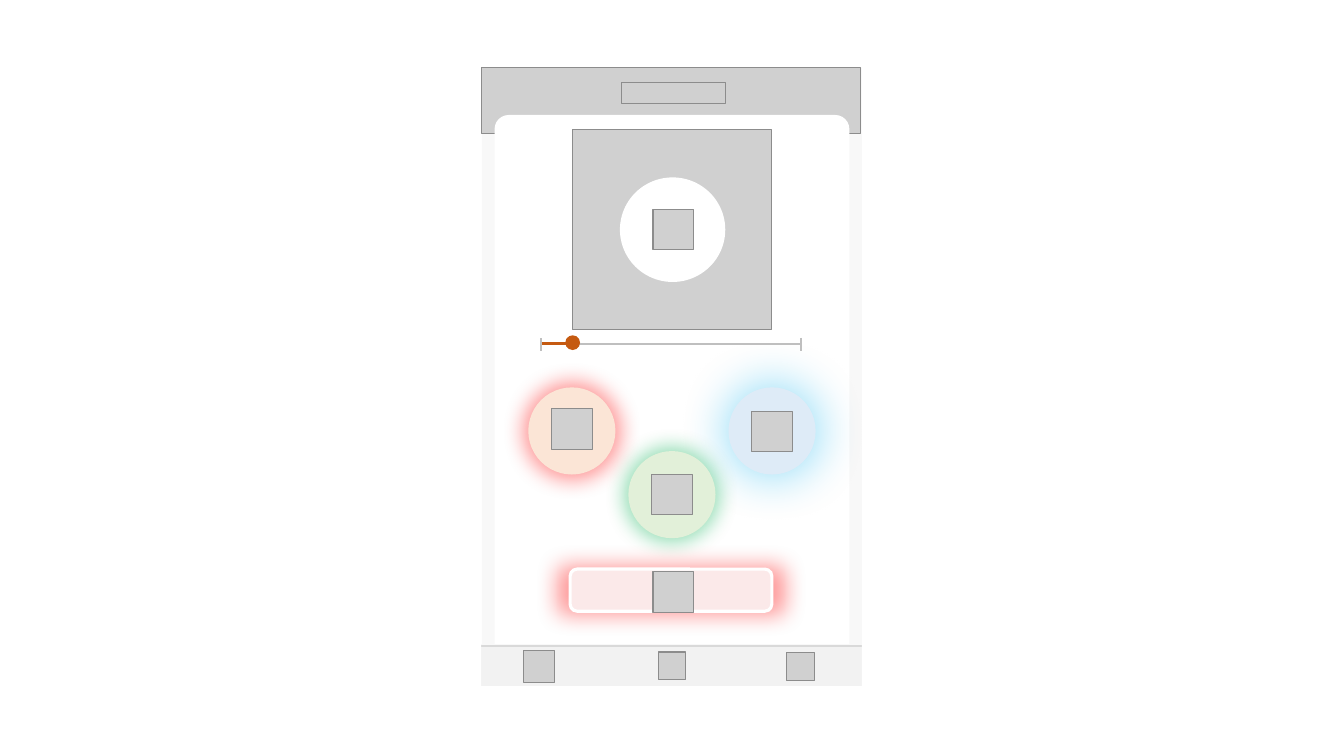
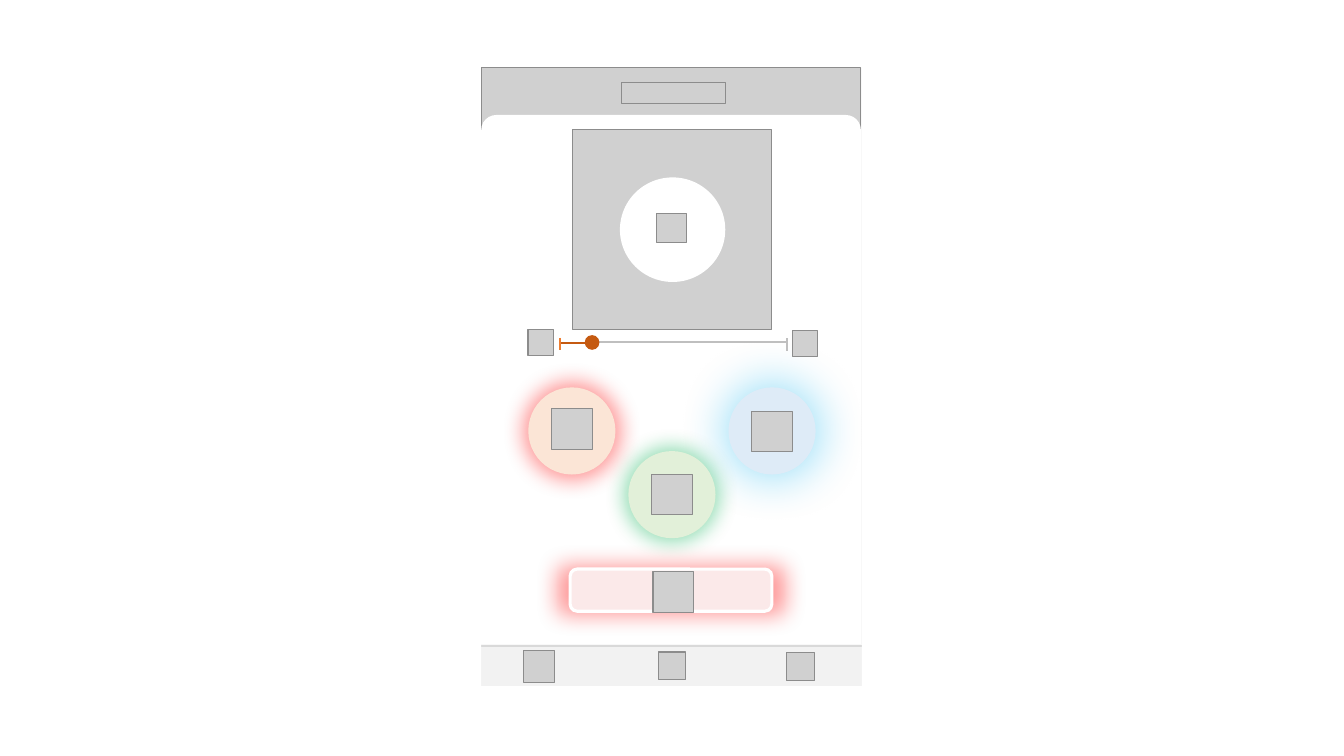
Before and after one commit to edicu2/Sentiment_Diffuser, a slide deck: slide 12 of documents/4. diffuser_디자인기획서/화면정의서_모바일.pptx. Drawn at 1344x756 pixels with LibreOffice and Linux fonts; fonts in the diff are those of the drawing; grey boxes stand for pictures. Boxes give left, top, right and bottom in pixels: in the first picture for what was removed or moved away, otherwise in the second. Text is boxed around its words. In the diff, an @@ line names an element or a change of style, - is before the commit and + after.

```diff
--- a/documents/4. diffuser_디자인기획서/화면정의서_모바일.pptx
+++ b/documents/4. diffuser_디자인기획서/화면정의서_모바일.pptx
@@ rounded rectangle: place and size @@
-rounded rectangle at <box>495,116,849,695</box>
+rounded rectangle at <box>482,116,860,695</box>
@@ picture: place and size @@
-picture at <box>653,210,694,250</box>
+picture at <box>657,214,687,243</box>
@@ picture added at <box>528,330,554,355</box> @@
@@ line (561, 338) - (561, 351): stroke #BFBFBF 1.5 pt to #ED7D31 1.5 pt @@
@@ 2 lines, 1 ellipse: place and size @@
-2 lines, 1 ellipse at <box>541,336,580,351</box>
+2 lines, 1 ellipse at <box>561,336,599,351</box>
@@ line (562, 343) - (589, 343): stroke #C55A11 2.5 pt to #C55A11 1.5 pt @@
@@ line moved from (541, 344) - (802, 344) to (586, 343) - (786, 343) @@
@@ line moved from (802, 338) - (802, 351) to (786, 338) - (786, 352) @@
@@ picture added at <box>792,331,818,356</box> @@
```
Also in this commit, not shown: 7 other slides changed, 8 slides added, 5 slides removed.
